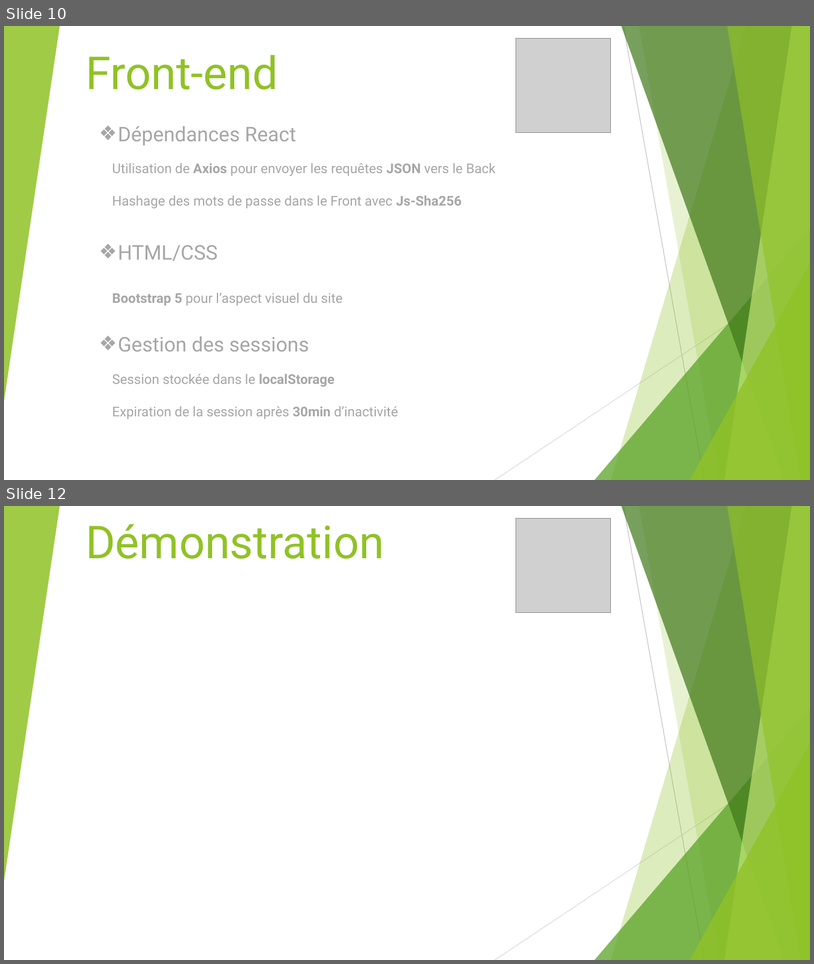
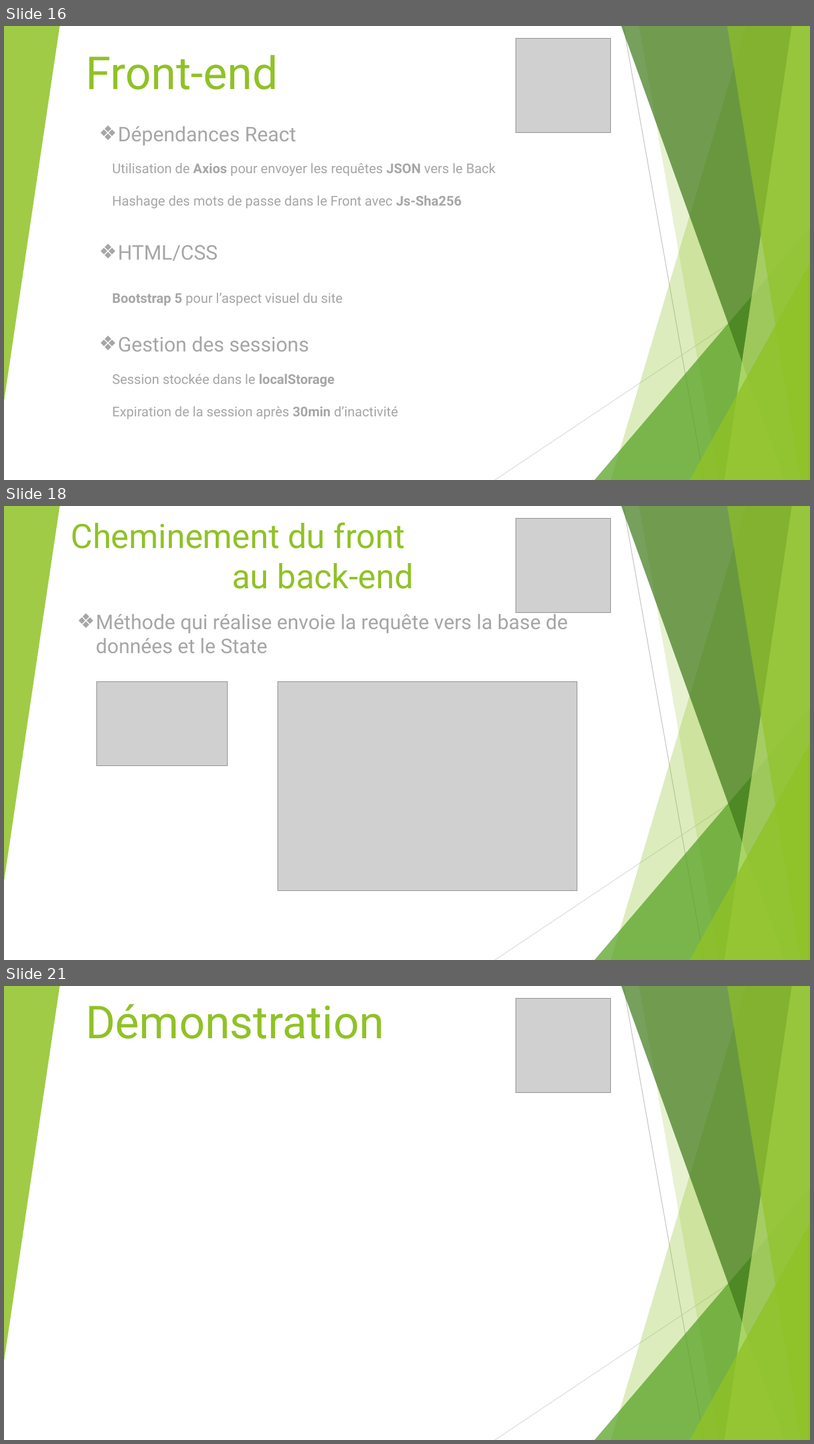
Before and after one commit to Sneak-ySnake/ProjetReseauSocialPro---Projet-fil-rouge, a slide deck: Presentation/PresentationTender.pptx. Shown one above the other, each under a label of ours: slides 10 and 12 before the commit, slides 16, 18 and 21 after it; the slides between them are not shown. The pictures are 814x964 and 814x1444 pixels, drawn with LibreOffice and Linux fonts; fonts in the diff are those of the drawing; grey boxes stand for pictures. Boxes give left, top, right and bottom in pixels: in the first picture for what was removed or moved away, otherwise in the second. Text is boxed around its words. In the diff, an @@ line names an element or a change of style, - is before the commit and + after.

```diff
--- a/Presentation/PresentationTender.pptx
+++ b/Presentation/PresentationTender.pptx
@@ slide 18 added at (x1=4, y1=506, x2=810, y2=960), background #FFFFFF; not listed: 10 template elements that a slide beside it also shows @@
@@ title added at (x1=71, y1=522, x2=414, y2=589), 40 pt, text #90C226 @@
+Cheminement du front
+au back-end
@@ picture added at (x1=516, y1=518, x2=611, y2=613) @@
@@ text added at (x1=96, y1=610, x2=568, y2=653), 24 pt, text #A6A6A6 @@
+❖ Méthode qui réalise envoie la requête vers la base de données et le State
@@ picture added at (x1=96, y1=681, x2=228, y2=766) @@
@@ picture added at (x1=278, y1=681, x2=578, y2=890) @@
@@ what was slide 10 is now slide 16 @@
@@ what was slide 12 is now slide 21 @@
```
Also in this commit, not shown: 4 slides changed, 8 other slides added.
